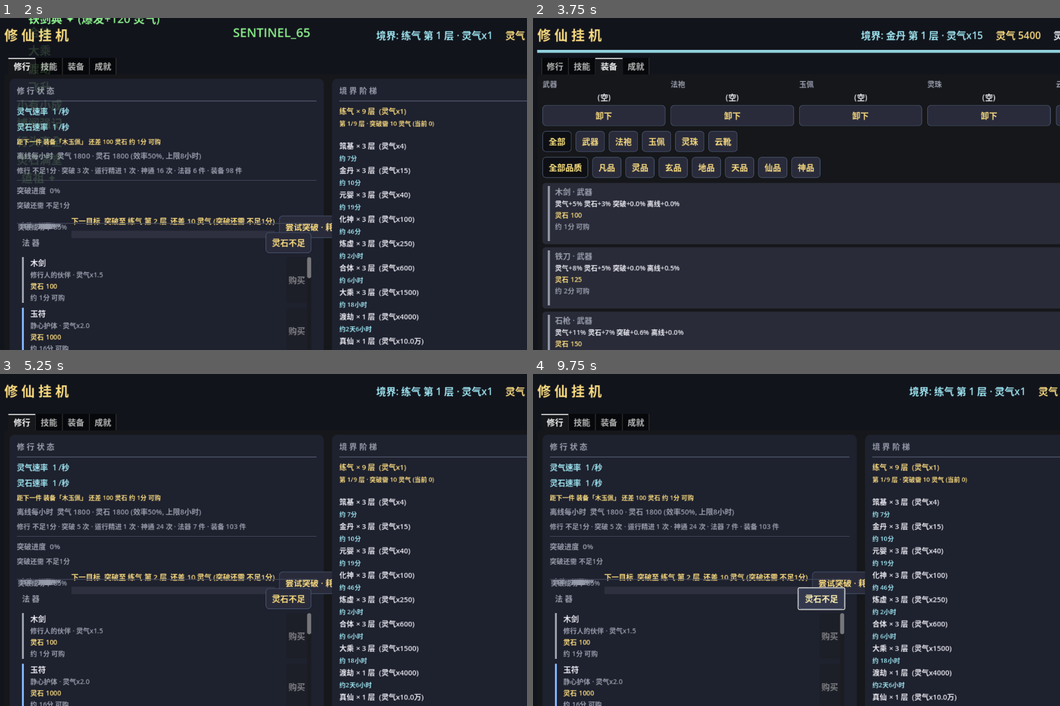
Above: before the commit, frames 1-4 (two rows, left to right).
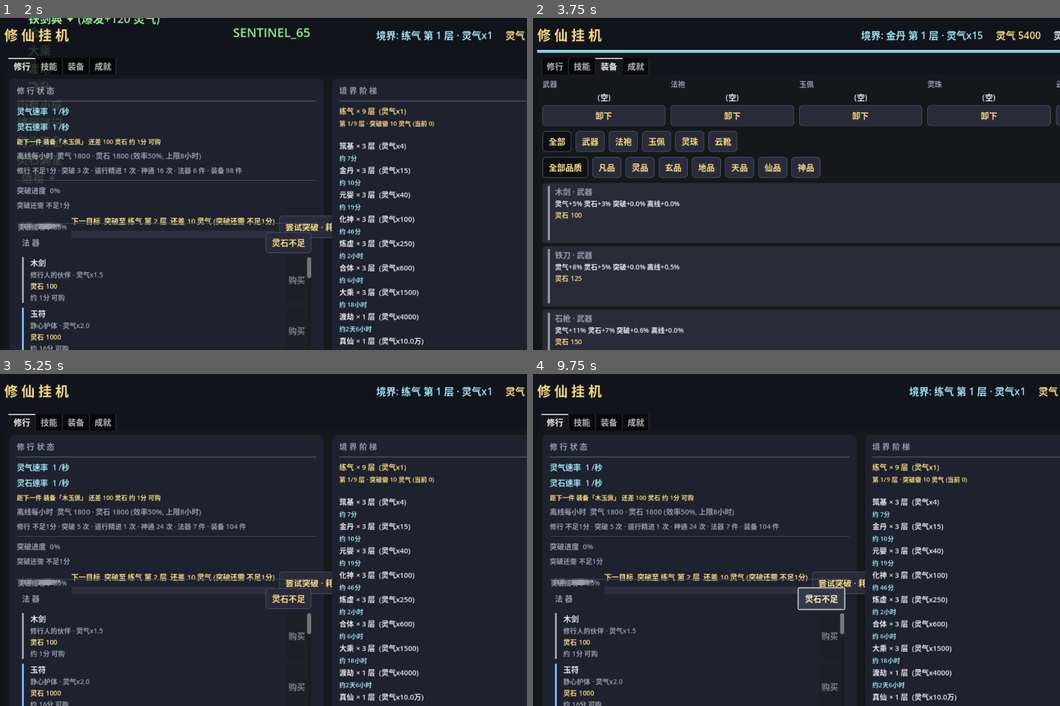
Above: after the commit, the same moments.

Repository: playerss/xiuxian-idle-godot
Game: Godot game, scene res://scenes/ui_test.tscn
Two runs of this game, one before a commit and one after it. Both use one fixed random seed, a clock stepped at 60 frames per second and the inputs below. This scene is started directly instead of the project's main scene.
Inputs (mouse positions are in pixels of both pictures, inside the frame that each line leads up to):
- Up to frame 1 (2 s): click (326, 51) at 0.5 s; click "尝试突破 · 耗 90 灵气 (成功率99%)" at 1.25 s
- Up to frame 2 (3.75 s): click "尝试突破 · 耗 10 灵气 (成功率85%)" at 2 s; click "自动突破: 开" at 2.75 s; click "自动购置: 关" at 3.5 s
- Up to frame 3 (5.25 s): click "卸下" at 4.25 s; click "卸下" at 5 s
- Up to frame 4 (9.75 s): click "自动突破: 关" at 5.75 s; click "突破 ✗" at 6.5 s; click "购置 ✗" at 7.25 s; click "施展 ✗" at 8 s; click "领悟 ✗" at 8.75 s; click "灵石不足" at 9.5 s

Frame 1 is identical in both runs. In frame 2, 2.5% of the frame differs, in the area x 1-100%, y 61-100%; in frame 3, less than 0.1%; in frame 4, less than 0.1%.

Commit message:
feat(打磨-84): 自动购置按钮 tooltip 动态段 — 开启 自动购置 后 悬停 开关 不知 下一件 最便宜 未拥有件 还要 攒多久 才能 被 自动 购入; tooltip 追加 动态段: 当前 灵石 速率 + 距 下一件 (跨 140 装备+10 法器 最便宜 未拥有件, 复用 打磨-49 stone_next_target 口径) 缺口 与 可购 时间 (复用 打磨-12 eta_seconds/eta_text, 全拥有=已集齐/缺口<=0=可立即购入/无 灵石 收入 省略 ETA); GameData.auto_buy_next_tip() 只读 接口 (不 改 状态/存档/统计), main.gd 构建时 tooltip=静态前缀+动态段标记 (_auto_buy_tip_static 存 前缀 供 重拼, 避免 split 截断 坑), _refresh 内 动态段 文本 变化 才 刷 (_auto_buy_tip 缓存, 同 打磨-49 顶栏灵石行 tooltip 节流 口径); selftest +12 项 = 1014 项 (动态 拼接 恒等/境界2 速率 档 变化/购入后 目标 切换/飞升 口径 不变/只读 无 资源/统计/境界 副作用), ui_test +12 项 = 1800 项 (静态前缀+动态段 恒等/同态 节流 无副作用/灵石足够 分支/半档 缺口 同步/购入后 指向 次便宜 件/全拥有 已集齐); stress 613 + 主场景冒烟 0 报错回归全过; PROJECT_PLAN 勾选 打磨-84 新增 打磨-85 候选, README 补 1014/1800 项

Diff:
--- a/scripts/game_data.gd
+++ b/scripts/game_data.gd
@@ -1342,6 +1342,28 @@
 	if t < 0.0:
 		return "距下一件 %s 还差 %s 灵石 (当前无灵石收入)" % [label, fmt(gap)]
 	return ("距下一件 %s 还差 %s 灵石 " % [label, fmt(gap)]) + eta_text(float(target["cost"]))
+
+# ---------- 打磨-84: 自动购置 按钮 tooltip 动态段 (下一件 可购时间, 复用 打磨-49/12 口径) ----------
+# 只读: 顶栏灵石行 tooltip (打磨-49 stone_next_target_tip) 与 底部消息 (打磨-47/48 _next_gap_text)
+# 已给 手动路径 下一件 ETA, 但 自动购置 开关按钮 tooltip 只有 静态 口径, 开启 自动 后 玩家 悬停
+# 开关 不知 下一件 还要 多久 才能 被 自动 购入; tooltip 追加 动态 段: 当前 灵石 速率 + 距 下一件
+# (跨 140 装备 + 10 法器 最便宜 未拥有件, 打磨-49 stone_next_target 口径) 缺口 与 可购 ETA
+# (复用 打磨-12 eta_seconds/eta_text; 全拥有 = 已集齐, 缺口<=0 = 可立即购入, 无 灵石 收入 省略 ETA)。
+# 只读: 不 改 状态/存档/统计 (供 UI 悬停 tooltip 动态 刷新, 文本 变化 才 写)
+func auto_buy_next_tip() -> String:
+	var rate: float = stone_per_sec()
+	var head := "当前 %s 灵石/秒" % fmt(rate)
+	var target: Dictionary = stone_next_target()
+	if target.is_empty():
+		return head + "\n已集齐全部 装备与法器 (无需再攒灵石)"
+	var gap: float = float(target["shortfall"])
+	var label := "%s「%s」" % [str(target["kind"]), str(target["name"])]
+	if gap <= 0.0:
+		return head + "\n下一件 %s 灵石已足够, 可立即购入" % label
+	var t: float = eta_seconds(float(target["cost"]))
+	if t < 0.0:
+		return head + ("\n下一件 %s 还差 %s 灵石 (当前无灵石收入)" % [label, fmt(gap)])
+	return head + ("\n下一件 %s 还差 %s 灵石 %s" % [label, fmt(gap), eta_text(float(target["cost"]))])
 
 # ---------- 打磨-30: 主动神通 一键施展 (批量释放所有 就绪 主动神通) ----------
 
--- a/scripts/main.gd
+++ b/scripts/main.gd
@@ -54,6 +54,8 @@
 var _auto_buy_btn: Button       # 打磨-68: 自动购置开关 (toggle, 存档持久化)
 var _auto_buy_on := false       # 打磨-68: 上帧开关状态缓存 (变化才刷按钮态)
 var _auto_buy_msg_seq := 0      # 打磨-68: 已提示过的 自动购置 变更事件序号 (避免重复提示; 启动=0 与 GameData 同态)
+var _auto_buy_tip := ""        # 打磨-84: 自动购置按钮 tooltip 动态段 缓存 (变化才刷, 同打磨-49 口径)
+var _auto_buy_tip_static := ""  # 打磨-84: 自动购置按钮 tooltip 静态 前缀 (构建时 存, 供 动态段 重拼)
 var _auto_cast_btn: Button      # 打磨-69: 自动施展开关 (toggle, 存档持久化)
 var _auto_cast_on := false      # 打磨-69: 上帧开关状态缓存 (变化才刷按钮态)
 var _auto_cast_float_label: Label   # 打磨-69: 自动施展 浮动提示 (顶层, 居中, 绿色)
@@ -589,7 +591,13 @@
 	_auto_buy_btn = _make_button("自动购置: 关")
 	_auto_buy_btn.toggle_mode = true
 	_auto_buy_btn.pressed.connect(_on_auto_buy)
-	_auto_buy_btn.tooltip_text = "灵石攒够 自动购买 未拥有 法器/装备 (与 一键购置/一键购买 同口径: 价格升序连买 买得起 的, 槽位空时自动穿戴), 并自动 换上 各部位 最佳 拥有件 (一键最佳 口径)。\n每帧至多一轮, 灵石花到买不起为止 (购买后最便宜件恒买不起, 无热循环); 购入时底部消息提示 件数与花费 (无屏幕浮动, 避免挂机刷屏)。\n开关 存档 持久化, 默认 关 (手动玩家不受影响); 离线期间不触发 (离线只结算收益, 重新进入游戏后生效)。"
+	# 打磨-84: tooltip = 静态口径 + 动态段 (下一件 可购 时间, 随 灵石/速率/已拥有 变化 由 _refresh 刷新);
+	# 静态 前缀 存 成员 供 重拼 (避免 split 截断 坑, 与 打磨-49 顶栏灵石行 tooltip 动态段 口径 同)
+	_auto_buy_tip_static = ("灵石攒够 自动购买 未拥有 法器/装备 (与 一键购置/一键购买 同口径: 价格升序连买 买得起 的, 槽位空时自动穿戴), 并自动 换上 各部位 最佳 拥有件 (一键最佳 口径)。\n"
+		+ "每帧至多一轮, 灵石花到买不起为止 (购买后最便宜件恒买不起, 无热循环); 购入时底部消息提示 件数与花费 (无屏幕浮动, 避免挂机刷屏)。\n"
+		+ "开关 存档 持久化, 默认 关 (手动玩家不受影响); 离线期间不触发 (离线只结算收益, 重新进入游戏后生效)。\n\n"
+		+ "【下一件 可购 时间 (动态)】")
+	_auto_buy_btn.tooltip_text = _auto_buy_tip_static
 	break_box.add_child(_auto_buy_btn)
 	# 打磨-69: 自动施展开关 (主动神通 冷却完毕 自动 施展 爆发; 状态变化才刷按钮态)
 	_auto_cast_btn = _make_button("自动施展: 关")
@@ -1527,6 +1535,11 @@
 		_auto_buy_on = g.auto_buy
 		_auto_buy_btn.set_pressed_no_signal(g.auto_buy)
 		_auto_buy_btn.text = ("自动购置: 开" if g.auto_buy else "自动购置: 关")
+	# 打磨-84: 自动购置按钮 tooltip 动态段 (下一件 可购 时间, 随 灵石/速率/已拥有 变化 才刷; 同 打磨-49 缓存口径)
+	var ab_tip: String = g.auto_buy_next_tip()
+	if ab_tip != _auto_buy_tip:
+		_auto_buy_tip = ab_tip
+		_auto_buy_btn.tooltip_text = _auto_buy_tip_static + ab_tip
 	# 打磨-68: 自动购置 变更事件 → 底部消息 (变更事件序号 变化 且 有文案 才提示一次, 无屏幕浮动)
 	if g._auto_buy_seq != _auto_buy_msg_seq:
 		_auto_buy_msg_seq = g._auto_buy_seq
--- a/scripts/selftest.gd
+++ b/scripts/selftest.gd
@@ -3614,6 +3614,65 @@
 	check(g.offline_preview_tip() == g.offline_preview_tip(), "打磨-83 只读 连读 恒定")
 	check(g.stats == snap83 and g.stones == st83_s and g.essence == es83_e and g.realm_idx == rl83,
 		"打磨-83 只读 接口 无 资源/统计/境界 副作用")
+	# ---------- 打磨-84: 自动购置 按钮 tooltip 动态段 (auto_buy_next_tip 只读接口, 复用 打磨-49/12 口径) ----------
+	# 受控态: 清空 拥有/穿戴/已学, 境界0层1 (灵石速率 = 1.0/s, 基准 无 加成), _process 冻结 已生效
+	g.learned.clear()
+	g.owned.clear()
+	g.owned_eq.clear()
+	g.equipped.clear()
+	g.realm_idx = 0
+	g.layer = 1
+	g.ascended = false
+	g.dao_level = 0
+	g.stones = 0.0
+	var t84: Dictionary = g.stone_next_target()
+	check(not t84.is_empty(), "打磨-84 基准 存在 下一件 未拥有件 (实际 %s)" % str(t84.get("id", "")))
+	var exp84 := ("当前 %s 灵石/秒" % g.fmt(g.stone_per_sec()))
+	check(g.auto_buy_next_tip() == exp84 + ("\n下一件 %s「%s」 还差 %s 灵石 " % [str(t84["kind"]), str(t84["name"]), g.fmt(float(t84["shortfall"]))]) + g.eta_text(float(t84["cost"])),
+		"打磨-84 基准 tooltip=动态 拼接 恒等 (实际 %s)" % g.auto_buy_next_tip())
+	check(g.auto_buy_next_tip().find("下一件") >= 0 and g.auto_buy_next_tip().find(str(t84["name"])) >= 0,
+		"打磨-84 基准 tooltip 含 下一件 + 目标件名 (实际 %s)" % g.auto_buy_next_tip().left(60))
+	check(g.auto_buy_next_tip().find("可购") >= 0, "打磨-84 基准 tooltip 含 ETA 档位 (实际 %s)" % g.auto_buy_next_tip().left(60))
+	# 灵石足够: 缺口<=0 分支 (可立即购入, 无 ETA)
+	g.stones = float(t84["cost"])
+	check(g.auto_buy_next_tip() == exp84 + ("\n下一件 %s「%s」 灵石已足够, 可立即购入" % [str(t84["kind"]), str(t84["name"])]),
+		"打磨-84 灵石足够 tooltip=可立即购入 (实际 %s)" % g.auto_buy_next_tip())
+	g.stones = 0.0
+	# 境界2: 灵石速率 变化 → tooltip 同步 (动态), 恢复 复原
+	var realm84: int = g.realm_idx
+	g.realm_idx = 2
+	var tip84_r2: String = g.auto_buy_next_tip()
+	g.realm_idx = 0
+	g.stones = 0.0
+	var tip84_r2b: String = g.auto_buy_next_tip()
+	check(tip84_r2b != tip84_r2, "打磨-84 境界2 灵石速率 变化 tooltip 动态 变化")
+	g.realm_idx = realm84
+	check(g.auto_buy_next_tip() == exp84 + ("\n下一件 %s「%s」 还差 %s 灵石 " % [str(t84["kind"]), str(t84["name"]), g.fmt(float(g.stone_next_target()["shortfall"]))]) + g.eta_text(float(g.stone_next_target()["cost"])),
+		"打磨-84 恢复 境界 后 tooltip 复原")
+	# 购入 下一件: 目标 切换 → tooltip 变化 (指向 次便宜 未拥有件)
+	var tip84_buy0: String = g.auto_buy_next_tip()
+	var t84b: Dictionary = g.stone_next_target()
+	g.stones = float(t84b["cost"]) + 1.0
+	if str(t84b["kind"]) == "法器":
+		g.try_buy_item(str(t84b["id"]))
+	else:
+		g.buy_equipment(str(t84b["id"]))
+	var t84c: Dictionary = g.stone_next_target()
+	check(not t84c.is_empty() and str(t84c["id"]) != str(t84b["id"]), "打磨-84 购入后 下一件 切换 (实际 %s)" % str(t84c.get("id", "")))
+	var tip84_buy1: String = g.auto_buy_next_tip()
+	check(tip84_buy1 != tip84_buy0 and tip84_buy1.find(str(t84b["name"])) < 0, "打磨-84 购入后 tooltip 不再 指向 旧目标 (实际 %s)" % tip84_buy1.left(60))
+	# 飞升: 灵石速率 不受 飞升 影响 (stone_per_sec 无 道行 连乘) → tooltip 口径 不变
+	var asc84: bool = g.ascended
+	g.ascended = true
+	check(g.auto_buy_next_tip() == tip84_buy1, "打磨-84 飞升 后 tooltip 口径 不变 (灵石 速率 不受 飞升 影响)")
+	g.ascended = asc84
+	# 只读: 连读 恒定 + 接口 本身 不改 资源/统计/境界
+	var snap84: Dictionary = g.stats.duplicate(true)
+	var st84: float = g.stones
+	var rl84: int = g.realm_idx
+	check(g.auto_buy_next_tip() == g.auto_buy_next_tip(), "打磨-84 只读 连读 恒定")
+	check(g.stats == snap84 and g.stones == st84 and g.realm_idx == rl84,
+		"打磨-84 只读 接口 无 资源/统计/境界 副作用")
 	# ---------- 汇报 ----------
 	print("")
 	if _fail.is_empty():
--- a/scripts/ui_test.gd
+++ b/scripts/ui_test.gd
@@ -123,6 +123,7 @@
 	_assert_offline_float()
 	await _assert_auto_break()
 	await _assert_auto_buy()
+	await _assert_auto_buy_next_tip()
 	await _assert_auto_cast()
 	await _assert_auto_learn()
 	await _assert_auto_summary()
@@ -2129,6 +2130,75 @@
 	await get_tree().process_frame
 
 
+# 打磨-84: 自动购置按钮 tooltip 动态段 — 构建含 动态段 标记/_refresh 按 接口 刷新/灵石状态 动态/节流/购买后 目标 切换/无副作用
+func _assert_auto_buy_next_tip() -> void:
+	var g := GameData
+	var btn: Button = ui._auto_buy_btn
+	check(btn != null, "打磨-84 自动购置按钮存在")
+	if btn == null:
+		return
+	# 基准态 (前节 收尾: 清空 拥有/穿戴/已学, 境界0层1, 灵石 0, 速率 1.0/s)
+	var t84: Dictionary = g.stone_next_target()
+	check(not t84.is_empty(), "打磨-84 基准 存在 下一件 未拥有件 (实际 %s)" % str(t84.get("id", "")))
+	var expect84 := ("当前 %s 灵石/秒" % g.fmt(g.stone_per_sec())) + ("\n下一件 %s「%s」 还差 %s 灵石 " % [str(t84["kind"]), str(t84["name"]), g.fmt(float(t84["shortfall"]))]) + g.eta_text(float(t84["cost"]))
+	ui._refresh()
+	check(str(btn.tooltip_text) == str(ui._auto_buy_tip_static) + expect84, "打磨-84 基准 tooltip=静态前缀+动态段 恒等 (实际 %s)" % str(btn.tooltip_text).left(60))
+	check(str(btn.tooltip_text).find("【下一件 可购 时间 (动态)】") >= 0, "打磨-84 tooltip 含 动态段 标记")
+	check(str(btn.tooltip_text).find(str(t84["name"])) >= 0, "打磨-84 tooltip 动态段 含 目标件名 (实际 %s)" % str(btn.tooltip_text).left(80))
+	# 同态 节流: 再刷 不重写 (tooltip 稳定, 无 副作用)
+	var tip_before: String = str(btn.tooltip_text)
+	var snap_stats: Dictionary = g.stats.duplicate(true)
+	var snap_stones: float = g.stones
+	ui._refresh()
+	check(str(btn.tooltip_text) == tip_before, "打磨-84 同态 节流 tooltip 稳定")
+	check(g.stats == snap_stats and g.stones == snap_stones, "打磨-84 同态 刷 tooltip 无 资源/统计 副作用")
+	# 灵石 足够: 动态段 切换 可立即购入 分支 (无 ETA 档位)
+	g.stones = float(t84["cost"])
+	ui._refresh()
+	check(str(btn.tooltip_text).right(12) == "灵石已足够, 可立即购入", "打磨-84 灵石足够 动态段=可立即购入 无 ETA (实际 %s)" % str(btn.tooltip_text).right(12))
+	# 灵石 半档: 动态段 更新 缺口/ETA (随 灵石 变化 才刷)
+	g.stones = float(t84["cost"]) / 2.0
+	ui._refresh()
+	var t84b: Dictionary = g.stone_next_target()
+	check(str(btn.tooltip_text).find(g.fmt(float(t84b["shortfall"]))) >= 0,
+		"打磨-84 灵石 半档 动态段 缺口 同步 (实际 %s)" % str(btn.tooltip_text).left(80))
+	# 购买 下一件: 目标 切换, 动态段 指向 次便宜 未拥有件
+	g.stones = float(t84b["cost"]) + 1.0
+	if str(t84b["kind"]) == "法器":
+		g.try_buy_item(str(t84b["id"]))
+	else:
+		g.buy_equipment(str(t84b["id"]))
+	var t84c: Dictionary = g.stone_next_target()
+	ui._refresh()
+	check(not t84c.is_empty() and str(btn.tooltip_text).find(str(t84c["name"])) >= 0,
+		"打磨-84 购入后 动态段 切换 指向 次便宜 件 (实际 %s)" % str(btn.tooltip_text).left(80))
+	check(str(btn.tooltip_text).find(str(t84b["name"])) < 0, "打磨-84 购入后 旧目标 不再 出现")
+	# 全拥有: 动态段=已集齐 (买齐 140+10 件)
+	for id84 in g.equip_ids:
+		if not g.owned_eq.has(id84):
+			g.owned_eq.append(id84)
+	for it84 in g.ITEMS:
+		if not g.owned.has(str(it84["id"])):
+			g.owned.append(str(it84["id"]))
+	g.stones = 5.0
+	ui._refresh()
+	check(str(btn.tooltip_text).find("已集齐全部 装备与法器") >= 0, "打磨-84 全拥有 动态段=已集齐 (实际 %s)" % str(btn.tooltip_text).left(80))
+	# 收尾: 恢复 基准态 (防 污染 后续 断言)
+	g.learned.clear()
+	g.owned.clear()
+	g.owned_eq.clear()
+	g.equipped.clear()
+	g.realm_idx = 0
+	g.layer = 1
+	g.ascended = false
+	g.dao_level = 0
+	g.stones = 0.0
+	g.auto_buy = false
+	g.auto_break = false
+	ui._refresh()
+	await get_tree().process_frame
+
+
 # 打磨-69: 自动施展 — 开关按钮存在/tooltip/点击切换/开关态同步/0就绪不触发变更事件/
 # 就绪触发变更+_refresh 弹绿色浮动(文案=接口+爆发总量+可见)/冷却中0变更不再刷/开关切换无副作用;
 # 收尾恢复基准态 (含 自动系列 三开关 全 关)
Not shown, changed: PROJECT_PLAN.md
Not shown, changed: README.md
